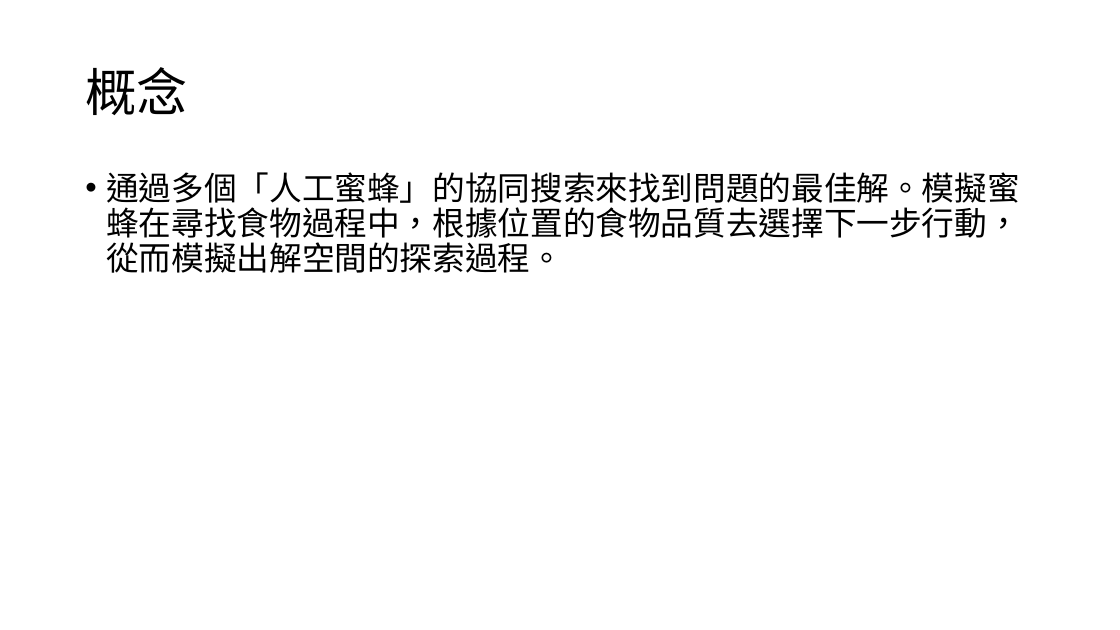
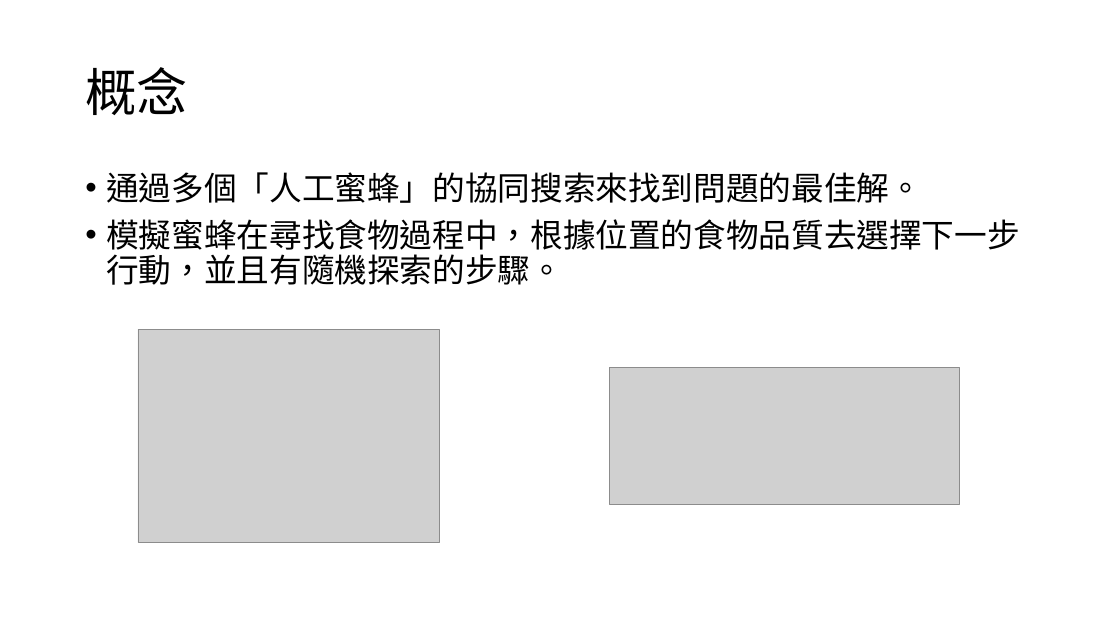
Before and after one commit to dreamakerChao/algorithm_final, a slide deck: slide 1 of 高等演算法報告.pptx (slide 5 before the commit). Drawn at 1120x630 pixels with LibreOffice and Linux fonts; fonts in the diff are those of the drawing; grey boxes stand for pictures. Boxes give left, top, right and bottom in pixels: in the first picture for what was removed or moved away, otherwise in the second. Text is boxed around its words. In the diff, an @@ line names an element or a change of style, - is before the commit and + after.

```diff
--- a/高等演算法報告.pptx
+++ b/高等演算法報告.pptx
@@ text at (106,172,1019,285): text changed @@
-• 通過多個「人工蜜蜂」的協同搜索來找到問題的最佳解。模擬蜜蜂在尋找食物過程中，根據位置的食物品質去選擇下一步行動，從而模擬出解空間的探索過程。
+• 通過多個「人工蜜蜂」的協同搜索來找到問題的最佳解。
+• 模擬蜜蜂在尋找食物過程中，根據位置的食物品質去選擇下一步行動，並且有隨機探索的步驟。
@@ picture added at (138,329,439,543) @@
@@ picture added at (609,368,960,504) @@
```
Also in this commit, not shown: 2 other slides changed, 2 slides added, 6 slides removed, 2 other files.
